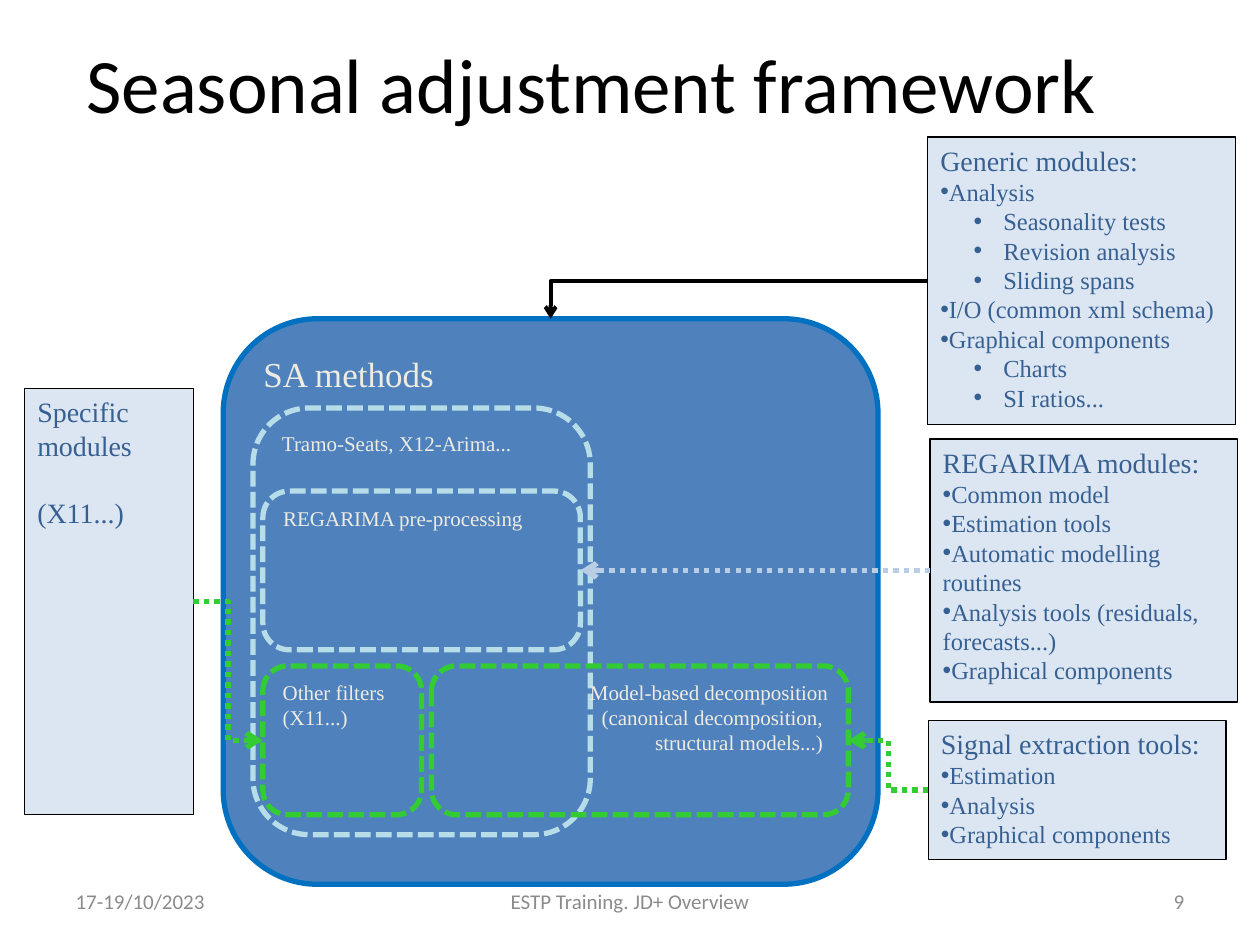
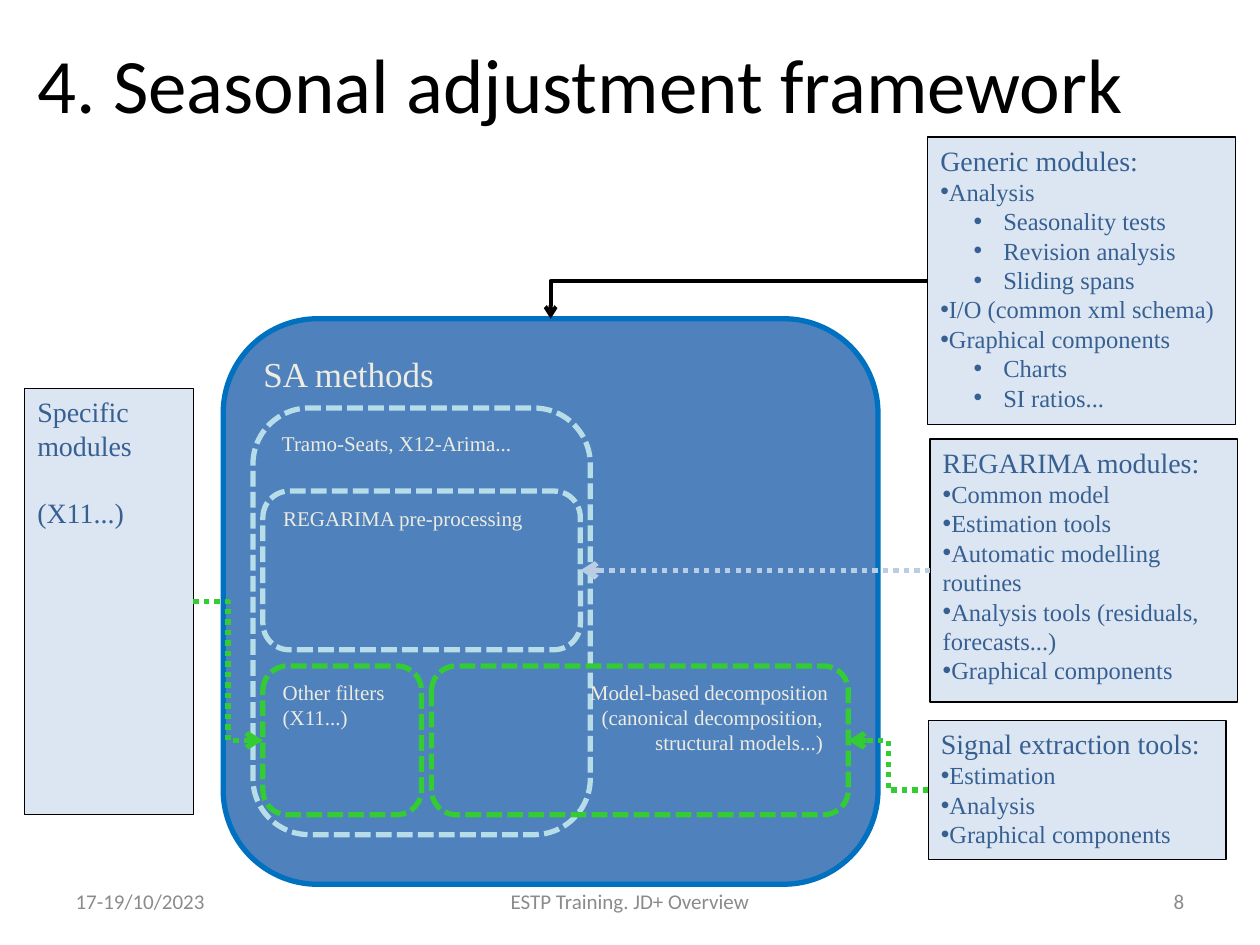
Before and after one commit to palatej/estp2023, a slide deck: slide 8 of Presentations/1.1 JD+_Overview.pptx (slide 9 before the commit). Drawn at 1260x945 pixels with LibreOffice and Linux fonts; fonts in the diff are those of the drawing. Boxes give left, top, right and bottom in pixels: in the first picture for what was removed or moved away, otherwise in the second. Text is boxed around its words. In the diff, an @@ line names an element or a change of style, - is before the commit and + after.

```diff
--- a/Presentations/1.1 JD+_Overview.pptx
+++ b/Presentations/1.1 JD+_Overview.pptx
@@ title at [37,59,1122,127]: text changed @@
-Seasonal adjustment framework
+4. Seasonal adjustment framework
@@ page number at [1174,895,1185,909]: text changed @@
-9
+8
```
Also in this commit, not shown: 7 other slides changed, 2 slides removed, 7 other files.
